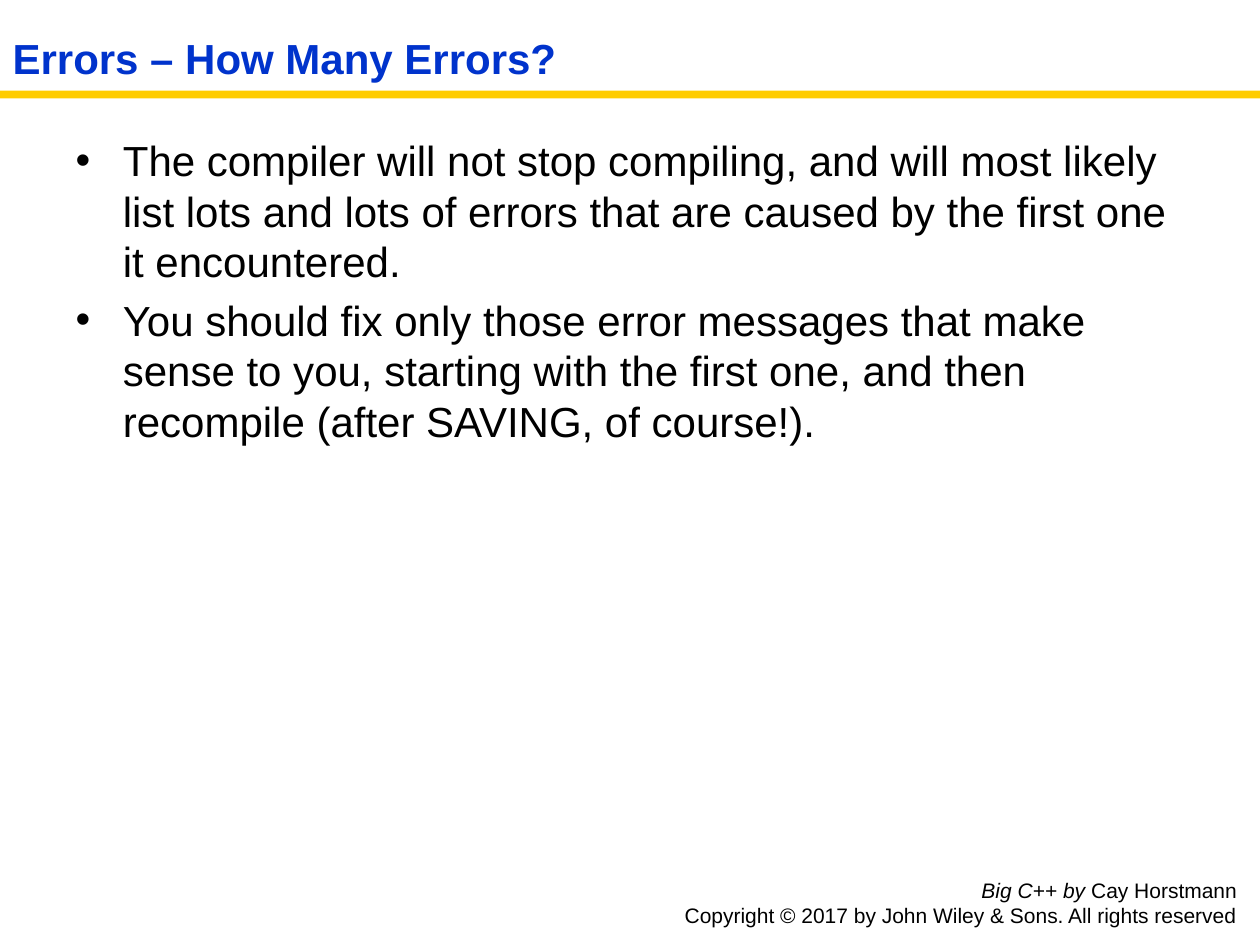
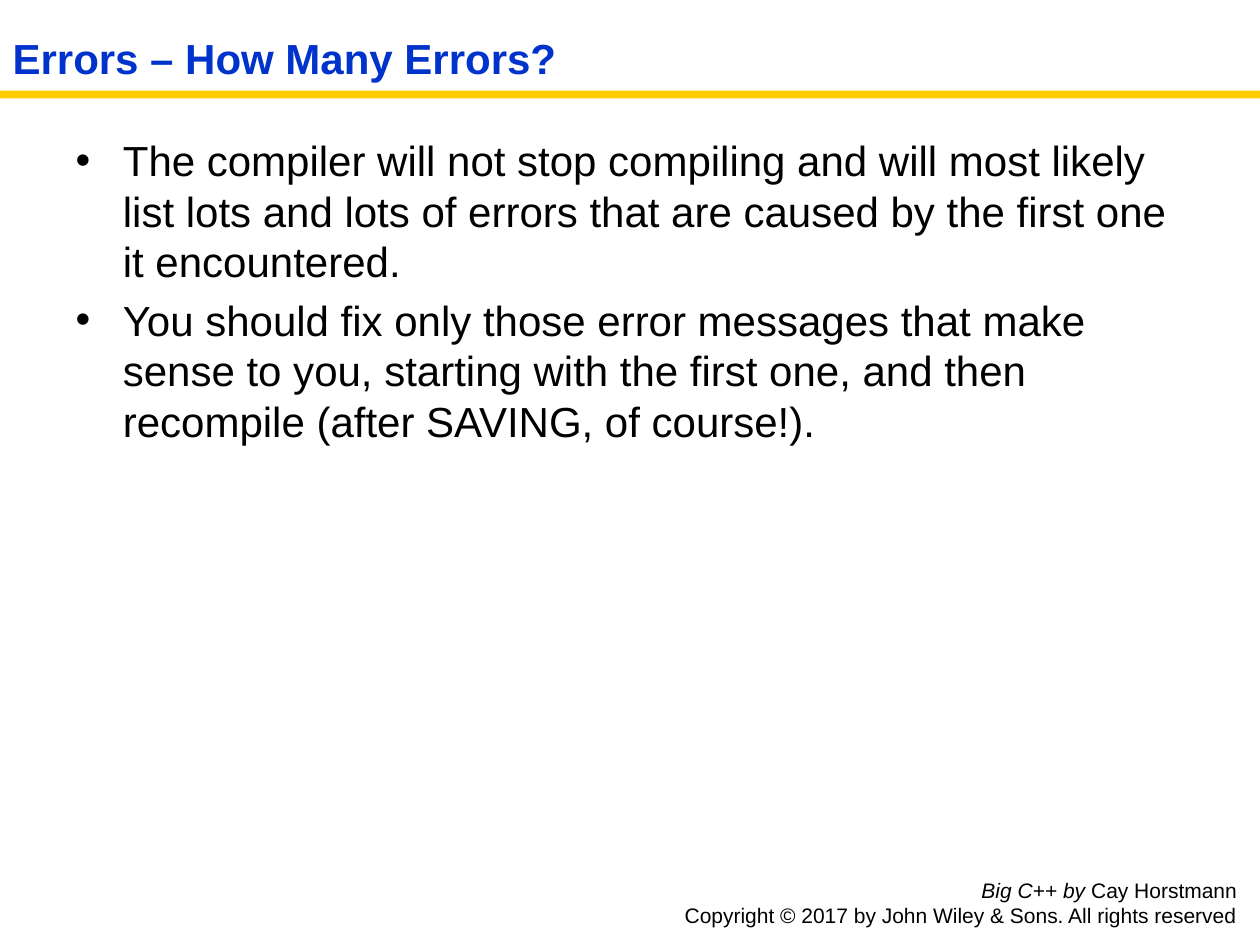
Before and after one commit to tong-yee/tong-yee.github.io, a slide deck: slide 5 of 135/slides/ch01/ch01_sec_1_6.pptx. Drawn at 1260x945 pixels with LibreOffice and Linux fonts; fonts in the diff are those of the drawing. Boxes give left, top, right and bottom in pixels: in the first picture for what was removed or moved away, otherwise in the second. Text is boxed around its words. In the diff, an @@ line names an element or a change of style, - is before the commit and + after.

```diff
--- a/135/slides/ch01/ch01_sec_1_6.pptx
+++ b/135/slides/ch01/ch01_sec_1_6.pptx
@@ text at box(123, 145, 1166, 278): text changed @@
-• The compiler will not stop compiling, and will most likely list lots and lots of errors that are caused by the first one it encountered.
+• The compiler will not stop compiling and will most likely list lots and lots of errors that are caused by the first one it encountered.
```
Also in this commit, not shown: 3 other slides changed, 8 other files.
